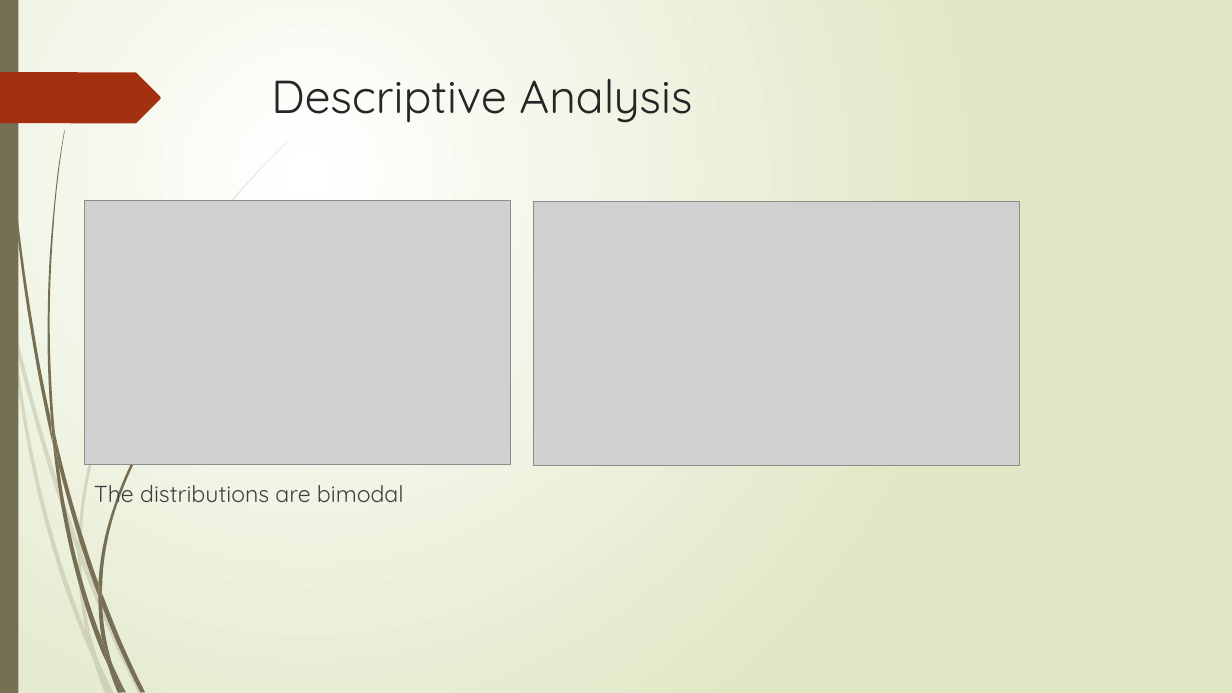
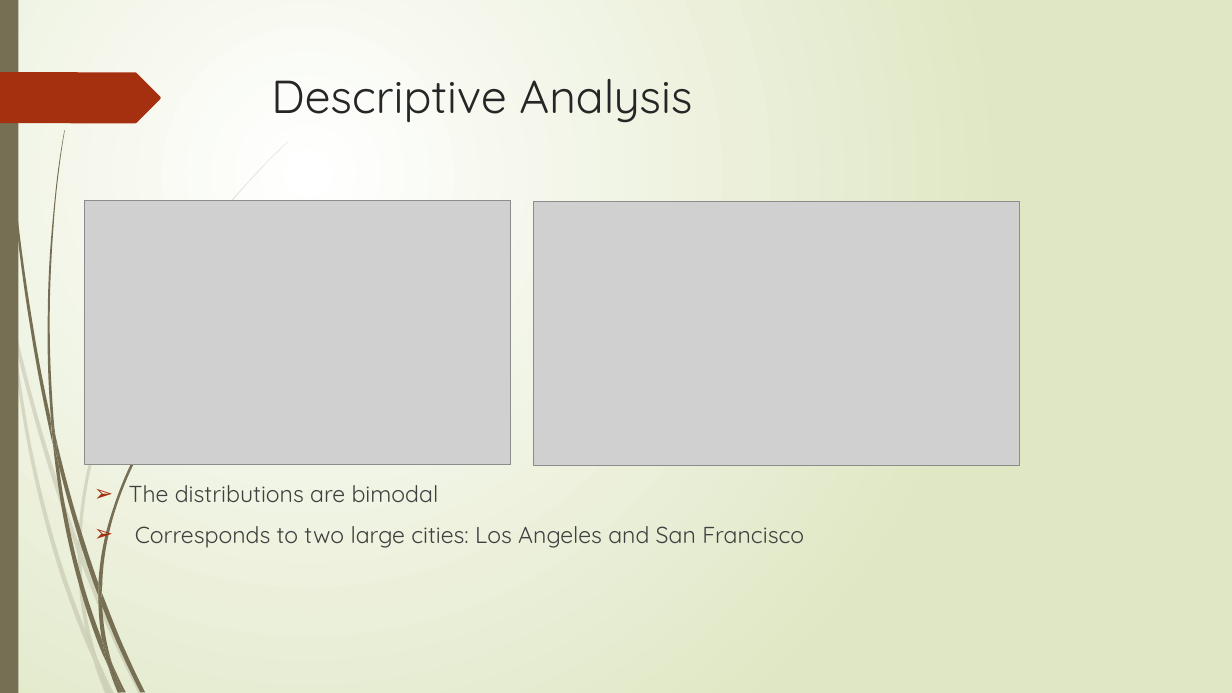
Before and after one commit to Flying-Bananasuar/MachineLearning, a slide deck: slide 5 of Predicting California Housing Price.pptx. Drawn at 1232x693 pixels with LibreOffice and Linux fonts; fonts in the diff are those of the drawing; grey boxes stand for pictures. Boxes give left, top, right and bottom in pixels: in the first picture for what was removed or moved away, otherwise in the second. Text is boxed around its words. In the diff, an @@ line names an element or a change of style, - is before the commit and + after.

```diff
--- a/Predicting California Housing Price.pptx
+++ b/Predicting California Housing Price.pptx
@@ text at (129,485,439,502): bullet none to ➢ @@
@@ text at (135,526,804,548): paragraph added @@
+➢ Corresponds to two large cities: Los Angeles and San Francisco
```
Also in this commit, not shown: 16 other slides changed, 2 slides removed.
